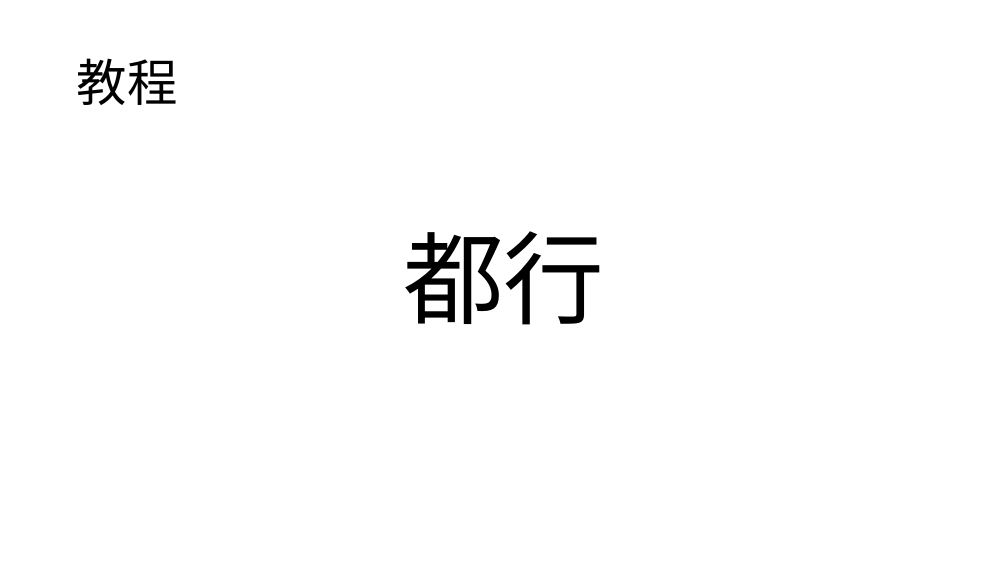
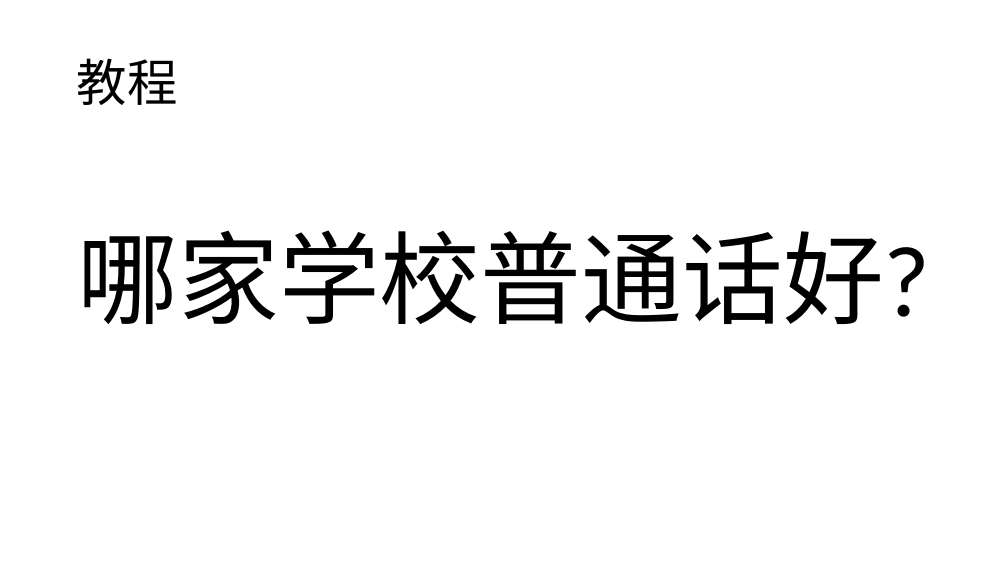
Before and after one commit to Jasper-Li/PythonTutorial, a slide deck: slide 8 of ppt/20分钟入门Python_下_李兴贺_20210619..pptx (slide 9 before the commit). Drawn at 1008x567 pixels with LibreOffice and Linux fonts; fonts in the diff are those of the drawing. Boxes give left, top, right and bottom in pixels: in the first picture for what was removed or moved away, otherwise in the second. Text is boxed around its words. In the diff, an @@ line names an element or a change of style, - is before the commit and + after.

```diff
--- a/ppt/20分钟入门Python_下_李兴贺_20210619..pptx
+++ b/ppt/20分钟入门Python_下_李兴贺_20210619..pptx
@@ title at <box>77,230,930,324</box>: text changed @@
-都行
+哪家学校普通话好?
```
Also in this commit, not shown: 4 slides added, 5 slides removed, 15 other files.
